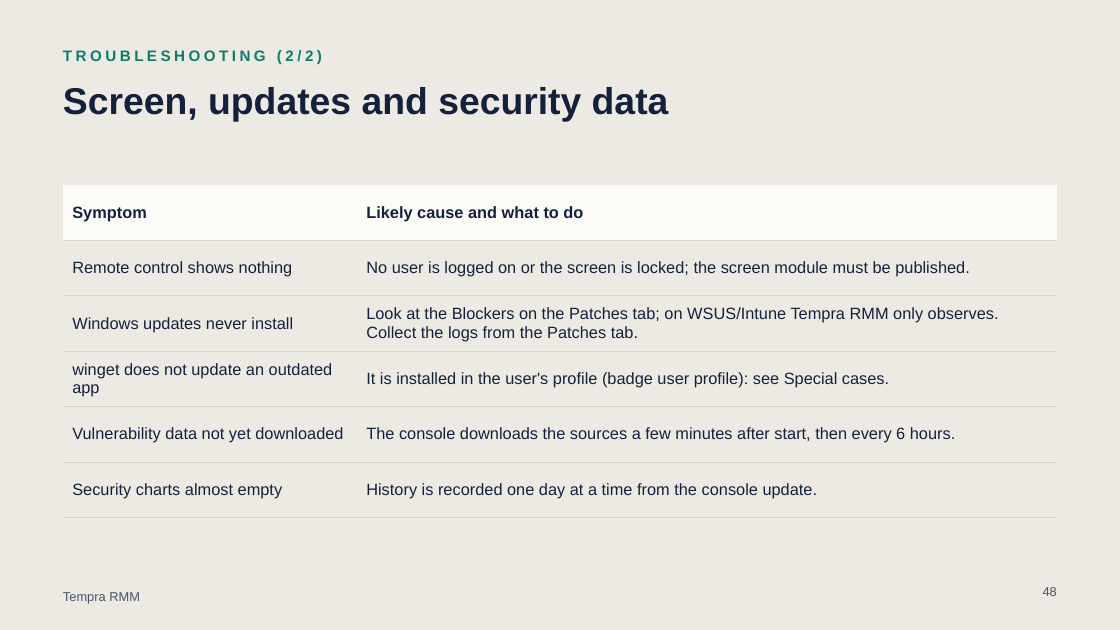
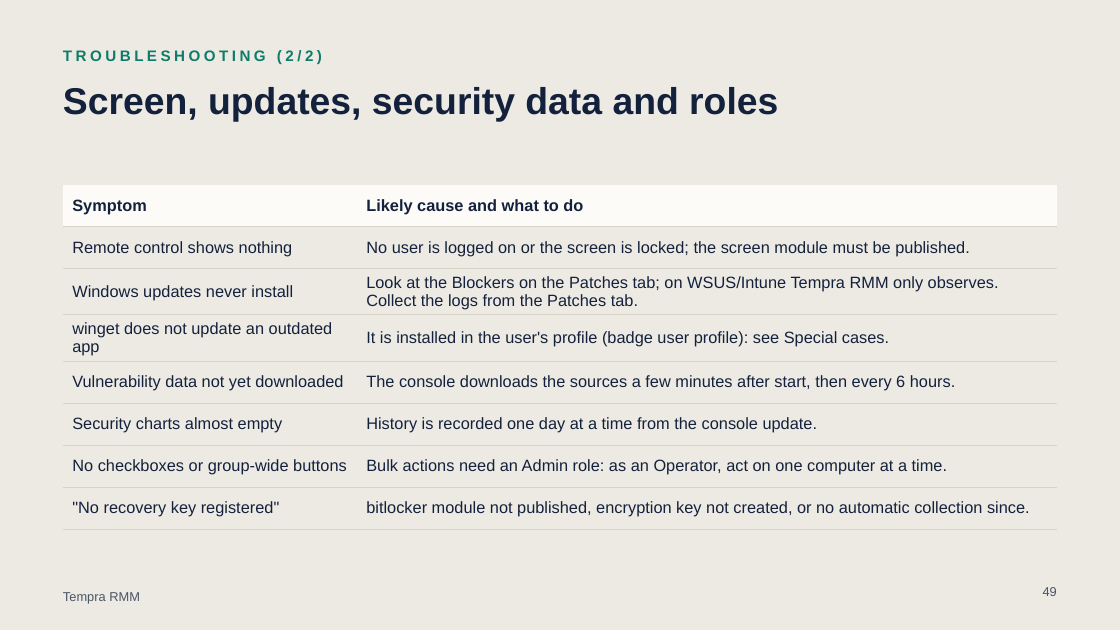
Before and after one commit to stefanozanarini/tempra-rmm, a slide deck: slide 49 of docs/Tempra-RMM-operator-manual-EN.pptx (slide 48 before the commit). Drawn at 1120x630 pixels with LibreOffice and Linux fonts; fonts in the diff are those of the drawing. Boxes give left, top, right and bottom in pixels: in the first picture for what was removed or moved away, otherwise in the second. Text is boxed around its words. In the diff, an @@ line names an element or a change of style, - is before the commit and + after.

Commit message:
Docs: manual and presentation updated for Microsoft 365, BitLocker key backup, Admin-only bulk actions and remote-control changes

```diff
--- a/docs/Tempra-RMM-operator-manual-EN.pptx
+++ b/docs/Tempra-RMM-operator-manual-EN.pptx
@@ title at bbox=[63, 87, 778, 122]: text changed @@
-Screen, updates and security data
+Screen, updates, security data and roles
@@ table at bbox=[63, 185, 1057, 521] @@
+row 7: No checkboxes or group-wide buttons | Bulk actions need an Admin role: as an Operator, act on one computer at a time.
+row 8: "No recovery key registered" | bitlocker module not published, encryption key not created, or no automatic collection since.
```
Also in this commit, not shown: 12 other slides changed, 1 slide added, 19 other files.
